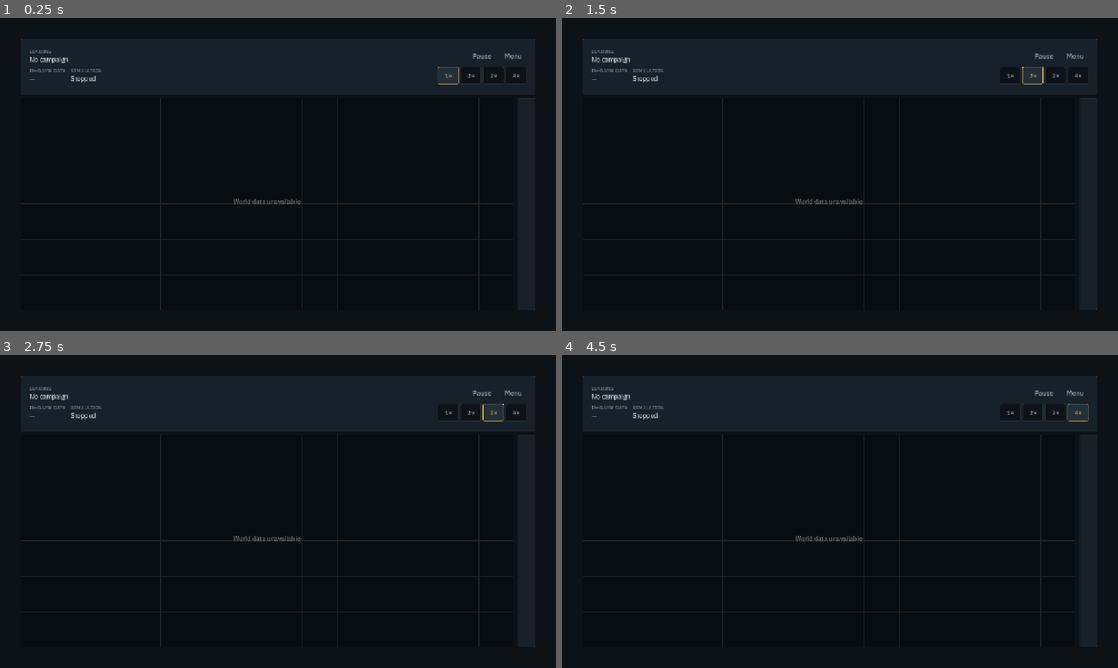
Above: before the commit, frames 1-4 (two rows, left to right).
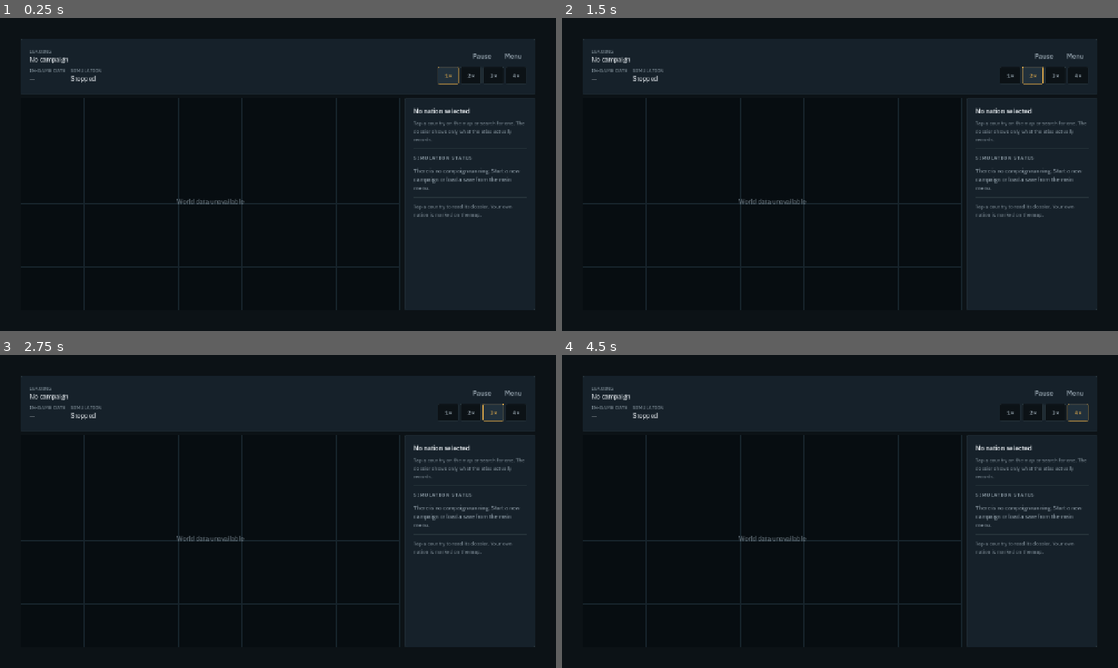
Above: after the commit, the same moments.

Repository: afnan0356/world-dominion
Game: Godot game, scene res://src/ui/screens/game_screen.tscn
Same seed, same stepped clock (60 frames per second), same inputs: the game is played once before the commit and once after it. This scene is started directly instead of the project's main scene.
Inputs (mouse positions are in pixels of both pictures, inside the frame that each line leads up to):
- Up to frame 1 (0.25 s): no input
- Up to frame 2 (1.5 s): click "1×" at 0.5 s; click "2×" at 1.25 s
- Up to frame 3 (2.75 s): click "3×" at 2 s
- Up to frame 4 (4.5 s): click "4×" at 2.75 s; click "Menu" at 3.5 s; click (840, 414) at 4.25 s

The runs differ from the first frame. In frame 1, 15% of the frame differs, in the area x 3-95%, y 25-94%; in frame 2, 15%; in frame 3, 15%; in frame 4, 15%.
Error before the commit: Trying to assign value of type 'BoxContainer' to a variable of type 'HBoxContainer'. (res://src/ui/screens/game_screen.gd:430)

Commit message:
Fix stale Body node type that aborted the game screen's responsive layout; warm-load timing
Co-authored-by: arena-agent <297053741+arena-agent@users.noreply.github.com>

Diff:
--- a/src/ui/screens/game_screen.gd
+++ b/src/ui/screens/game_screen.gd
@@ -427,7 +427,7 @@
 		return
 	var side_by_side := mode != DesignTokens.LayoutMode.COMPACT and view_size.x >= 780.0 \
 			and not is_short
-	var body: HBoxContainer = %Body
+	var body: BoxContainer = %Body
 	var side: PanelContainer = %SidePanel
 	side.custom_minimum_size.x = DesignTokens.DOSSIER_WIDTH if side_by_side else 0.0
 	body.vertical = not side_by_side
--- a/tools/sim_benchmark.gd
+++ b/tools/sim_benchmark.gd
@@ -83,7 +83,14 @@
 	var load_started := Time.get_ticks_usec()
 	var loaded: Dictionary = store.load_slot("1", atlas.registry)
 	var load_ms := float(Time.get_ticks_usec() - load_started) / 1000.0
-	print("load            %.2f ms (verify + rebuild + validate)" % load_ms)
+	print("load (first)    %.2f ms (verify + rebuild + validate; includes the one-time "
+			% load_ms + "atlas load)")
+	# The first load in a process also builds the world atlas, which is why it is much
+	# slower than every later one. Both numbers are printed rather than explained away.
+	var warm_started := Time.get_ticks_usec()
+	store.load_slot("1", atlas.registry)
+	var warm_ms := float(Time.get_ticks_usec() - warm_started) / 1000.0
+	print("load (again)    %.2f ms (with the atlas already in memory)" % warm_ms)
 	if bool(loaded["ok"]):
 		print("hash match      %s" % str((loaded["world"] as WorldState).state_hash()
 				== world.state_hash()))
